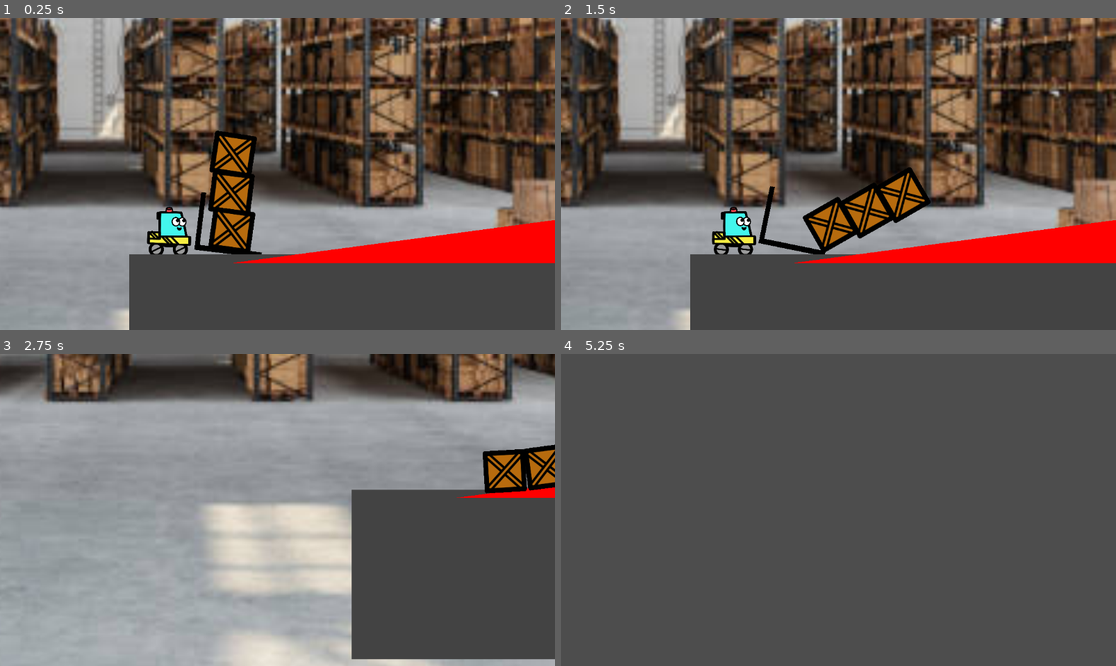
Above: before the commit, frames 1-4 (two rows, left to right).
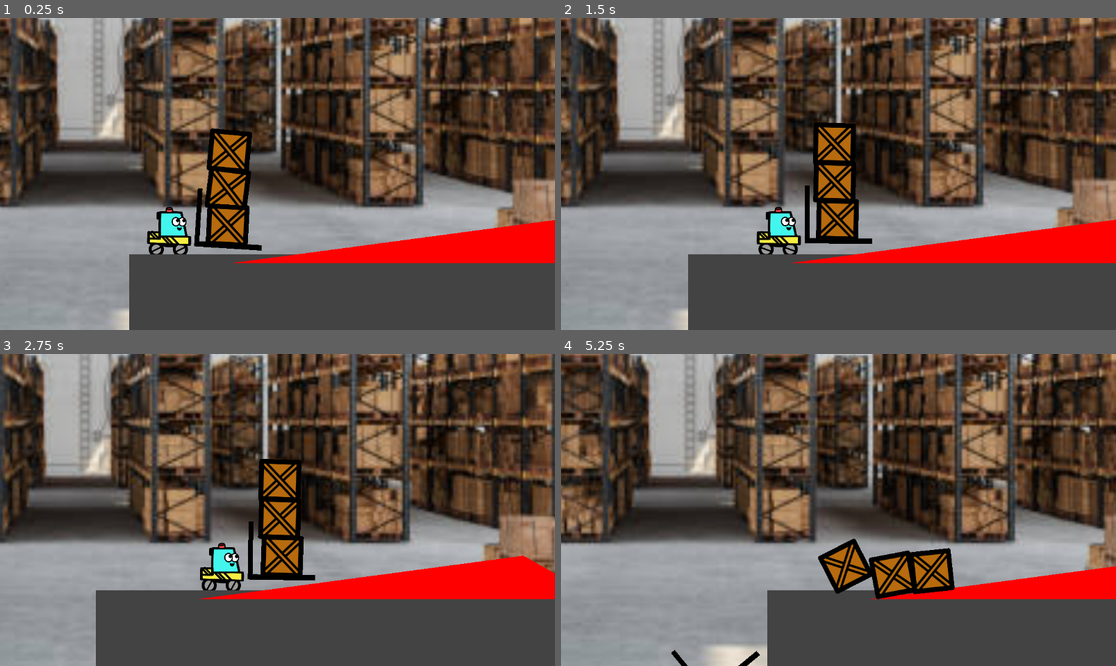
Above: after the commit, the same moments.

Repository: CourtlandCrouchet/OneTrip
Game: Godot game, scene res://Scenes/main.tscn
Two runs of this game, one before a commit and one after it. Both use one fixed random seed, a clock stepped at 60 frames per second and the inputs below.
Inputs:
- Up to frame 1 (0.25 s): no input
- Up to frame 2 (1.5 s): hold Right (move_right) 0.53-1.28 s; hold Left (move_left) from 1.28 s (still down)
- Up to frame 3 (2.75 s): release Left (move_left) at 2.03 s; hold Right (move_right) from 2.03 s (still down)
- Up to frame 4 (5.25 s): release Right (move_right) at 3.53 s; hold Left (move_left) from 3.53 s (still down)

The runs differ from the first frame. In frame 1, 2.4% of the frame differs, in the area x 26-48%, y 35-76%; in frame 2, 8.4%; in frame 3, 79%; in frame 4, 79%, in the area x 0-100%, y 0-100%.

Commit message:
Angular Damping for Boxes

Diff:
--- /dev/null
+++ b/Scenes/PhysicsTesting.tscn
@@ -0,0 +1,123 @@
+[gd_scene load_steps=13 format=3 uid="uid://qa8oidxwyqqk"]
+
+[ext_resource type="PackedScene" uid="uid://dqsnvsllgrjvm" path="res://Scenes/floor.tscn" id="1_sgn7u"]
+[ext_resource type="PackedScene" uid="uid://ytbbf38ay7fn" path="res://Scenes/hill.tscn" id="2_ocbiv"]
+[ext_resource type="Texture2D" uid="uid://bqxfxplx645fn" path="res://Sprites/slice3.svg" id="3_dda21"]
+[ext_resource type="Script" path="res://Scenes/player_controller.gd" id="3_g0mi7"]
+[ext_resource type="Texture2D" uid="uid://bgveym5k01bch" path="res://Sprites/slice2.svg" id="5_vu7k2"]
+
+[sub_resource type="RectangleShape2D" id="RectangleShape2D_dopmh"]
+size = Vector2(1.91919, 23.8877)
+
+[sub_resource type="RectangleShape2D" id="RectangleShape2D_apcq1"]
+size = Vector2(27.94, 2.2014)
+
+[sub_resource type="Gradient" id="Gradient_fdbr6"]
+offsets = PackedFloat32Array(0)
+colors = PackedColorArray(0, 0, 0, 1)
+
+[sub_resource type="GradientTexture1D" id="GradientTexture1D_yalqq"]
+gradient = SubResource("Gradient_fdbr6")
+
+[sub_resource type="CapsuleShape2D" id="CapsuleShape2D_gk45f"]
+radius = 14.0
+height = 36.0
+
+[sub_resource type="PhysicsMaterial" id="PhysicsMaterial_vu0hk"]
+rough = true
+
+[sub_resource type="RectangleShape2D" id="RectangleShape2D_r6wmb"]
+size = Vector2(18, 18)
+
+[node name="PhysicsTesting" type="Node2D"]
+
+[node name="Floor" parent="." instance=ExtResource("1_sgn7u")]
+position = Vector2(0, 22)
+
+[node name="Hill" parent="." instance=ExtResource("2_ocbiv")]
+position = Vector2(146, 23)
+
+[node name="Player" type="CharacterBody2D" parent="."]
+position = Vector2(50, -6)
+script = ExtResource("3_g0mi7")
+
+[node name="CollisionShape2D3" type="CollisionShape2D" parent="Player"]
+position = Vector2(17.3871, -1.82996)
+shape = SubResource("RectangleShape2D_dopmh")
+
+[node name="CollisionShape2D2" type="CollisionShape2D" parent="Player"]
+position = Vector2(30.4134, 9.25588)
+shape = SubResource("RectangleShape2D_apcq1")
+
+[node name="Sprite2D" type="Sprite2D" parent="Player"]
+position = Vector2(1.90735e-06, -1.42109e-14)
+scale = Vector2(0.1, 0.1)
+texture = ExtResource("3_dda21")
+
+[node name="VSprite2D" type="Sprite2D" parent="Player"]
+position = Vector2(17.4, -1.8)
+scale = Vector2(0.00781251, 24)
+texture = SubResource("GradientTexture1D_yalqq")
+
+[node name="HSprite2D" type="Sprite2D" parent="Player"]
+position = Vector2(30.4, 9.2)
+scale = Vector2(0.109375, 2.25)
+texture = SubResource("GradientTexture1D_yalqq")
+
+[node name="CollisionShape2D" type="CollisionShape2D" parent="Player"]
+position = Vector2(0, 4)
+shape = SubResource("CapsuleShape2D_gk45f")
+
+[node name="Camera2D" type="Camera2D" parent="Player"]
+position = Vector2(45, -20)
+zoom = Vector2(5, 5)
+position_smoothing_enabled = true
+position_smoothing_speed = 4.0
+drag_horizontal_enabled = true
+drag_vertical_enabled = true
+drag_left_margin = 0.15
+drag_top_margin = 1.0
+drag_right_margin = 0.15
+drag_bottom_margin = 1.0
+editor_draw_drag_margin = true
+
+[node name="Box" type="RigidBody2D" parent="."]
+position = Vector2(80.0656, -8.42081)
+physics_material_override = SubResource("PhysicsMaterial_vu0hk")
+linear_damp = 1.0
+angular_damp = 1.0
+
+[node name="Sprite2D" type="Sprite2D" parent="Box"]
+scale = Vector2(0.125, 0.125)
+texture = ExtResource("5_vu7k2")
+
+[node name="CollisionShape2D" type="CollisionShape2D" parent="Box"]
+shape = SubResource("RectangleShape2D_r6wmb")
+
+[node name="Box2" type="RigidBody2D" parent="."]
+position = Vector2(80.066, -57.421)
+physics_material_override = SubResource("PhysicsMaterial_vu0hk")
+linear_damp = 1.0
+angular_damp = 1.0
+
+[node name="Sprite2D" type="Sprite2D" parent="Box2"]
+scale = Vector2(0.125, 0.125)
+texture = ExtResource("5_vu7k2")
+
+[node name="CollisionShape2D" type="CollisionShape2D" parent="Box2"]
+shape = SubResource("RectangleShape2D_r6wmb")
+
+[node name="Box3" type="RigidBody2D" parent="."]
+position = Vector2(81, -11)
+physics_material_override = SubResource("PhysicsMaterial_vu0hk")
+linear_damp = 1.0
+angular_damp = 1.0
+
+[node name="Sprite2D" type="Sprite2D" parent="Box3"]
+position = Vector2(0.684402, -21.8292)
+scale = Vector2(0.125, 0.125)
+texture = ExtResource("5_vu7k2")
+
+[node name="CollisionShape2D" type="CollisionShape2D" parent="Box3"]
+position = Vector2(0.684402, -21.8292)
+shape = SubResource("RectangleShape2D_r6wmb")
--- a/Scenes/box.tscn
+++ b/Scenes/box.tscn
@@ -1,8 +1,9 @@
-[gd_scene load_steps=4 format=3 uid="uid://c6e3pa7qxc55w"]
+[gd_scene load_steps=4 format=3 uid="uid://3i63mmp1u53b"]
 
 [ext_resource type="Texture2D" uid="uid://bgveym5k01bch" path="res://Sprites/slice2.svg" id="1_i6bum"]
 
 [sub_resource type="PhysicsMaterial" id="PhysicsMaterial_h3ibi"]
+friction = 100.0
 absorbent = true
 
 [sub_resource type="RectangleShape2D" id="RectangleShape2D_3kqoj"]
@@ -10,6 +11,8 @@
 
 [node name="Box" type="RigidBody2D"]
 physics_material_override = SubResource("PhysicsMaterial_h3ibi")
+linear_damp = 1.0
+angular_damp = 1.0
 
 [node name="Sprite2D" type="Sprite2D" parent="."]
 scale = Vector2(0.125, 0.125)
--- a/Scenes/player.tscn
+++ b/Scenes/player.tscn
@@ -74,6 +74,11 @@
 node_b = NodePath("..")
 angular_limit_enabled = true
 
+[node name="PinJoint2D2" type="PinJoint2D" parent="Arm"]
+position = Vector2(27, 2)
+node_a = NodePath("../..")
+node_b = NodePath("..")
+
 [node name="Sprite2D" type="Sprite2D" parent="."]
 position = Vector2(0.240001, 0.4)
 scale = Vector2(0.06, 0.06)
Not shown: 1 places in Scenes/arm.tscn that only renumber resources
Not shown: 1 places in Scenes/main.tscn that only renumber resources
Not shown: 1 places in Scenes/player.tscn that only renumber resources
